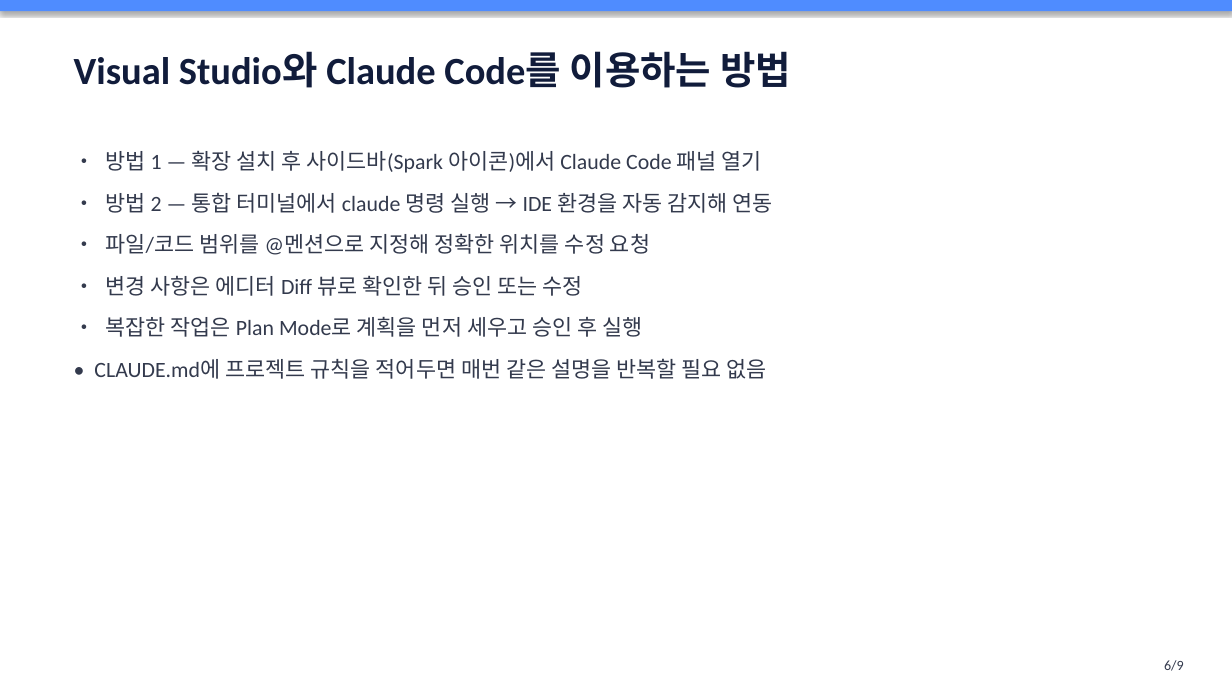
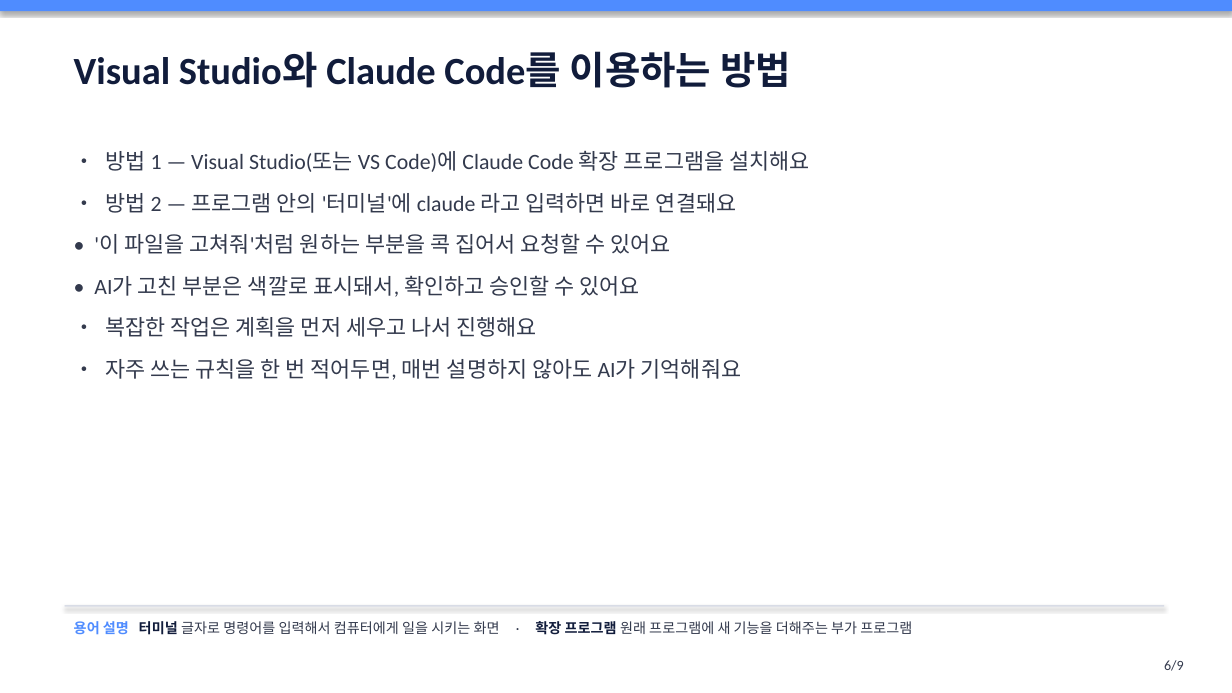
Before and after one commit to oysking55-ctrl/pt-agent, a slide deck: slide 6 of docs/01-visual-studio-agent/slides.pptx. Drawn at 1232x693 pixels with LibreOffice and Linux fonts; fonts in the diff are those of the drawing. Boxes give left, top, right and bottom in pixels: in the first picture for what was removed or moved away, otherwise in the second. Text is boxed around its words. In the diff, an @@ line names an element or a change of style, - is before the commit and + after.

```diff
--- a/docs/01-visual-studio-agent/slides.pptx
+++ b/docs/01-visual-studio-agent/slides.pptx
@@ text at bbox=[94, 150, 809, 380]: text changed @@
-• 방법 1 — 확장 설치 후 사이드바(Spark 아이콘)에서 Claude Code 패널 열기
-• 방법 2 — 통합 터미널에서 claude 명령 실행 → IDE 환경을 자동 감지해 연동
-• 파일/코드 범위를 @멘션으로 지정해 정확한 위치를 수정 요청
-• 변경 사항은 에디터 Diff 뷰로 확인한 뒤 승인 또는 수정
-• 복잡한 작업은 Plan Mode로 계획을 먼저 세우고 승인 후 실행
-• CLAUDE.md에 프로젝트 규칙을 적어두면 매번 같은 설명을 반복할 필요 없음
+• 방법 1 — Visual Studio(또는 VS Code)에 Claude Code 확장 프로그램을 설치해요
+• 방법 2 — 프로그램 안의 '터미널'에 claude 라고 입력하면 바로 연결돼요
+• '이 파일을 고쳐줘'처럼 원하는 부분을 콕 집어서 요청할 수 있어요
+• AI가 고친 부분은 색깔로 표시돼서, 확인하고 승인할 수 있어요
+• 복잡한 작업은 계획을 먼저 세우고 나서 진행해요
+• 자주 쓰는 규칙을 한 번 적어두면, 매번 설명하지 않아도 AI가 기억해줘요
@@ rectangle added at bbox=[65, 605, 1165, 607], fill #D8DCE6 @@
@@ text added at bbox=[74, 621, 912, 635], 11 pt, text #333A4D @@
+용어 설명 터미널 글자로 명령어를 입력해서 컴퓨터에게 일을 시키는 화면 · 확장 프로그램 원래 프로그램에 새 기능을 더해주는 부가 프로그램
```
Also in this commit, not shown: 7 other slides changed, 1 slide added, 1 slide removed, 5 other files.
